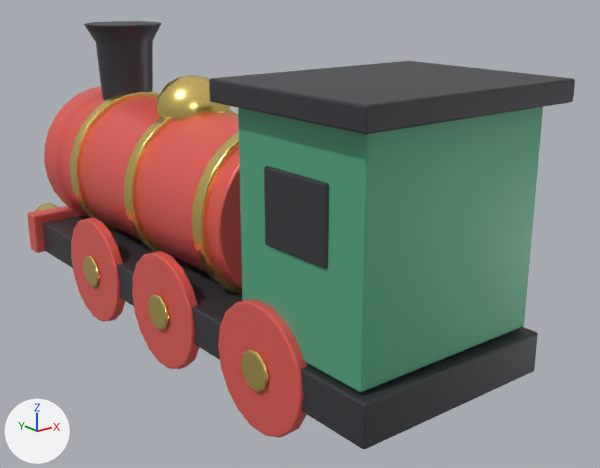
The glTF model assets/kart/riesengarten/models/gartenbahn_lok.glb as it was, and as the next commit left it.
One viewpoint serves both versions: a 50 mm lens placed at (-8.78, -12.21, 7.04), pointed at (0.88, -0.13, 2.21). The lights are fixed; the arrows at lower left show +X, +Y and +Z. The picture after the commit comes second. Objects named as collision shapes, trigger or cutter boxes, shadow casters or lower levels of detail are left out. Vertices at exactly the same position are counted once.

In view in the first picture: 'gartenbahn_lok_lod0'.
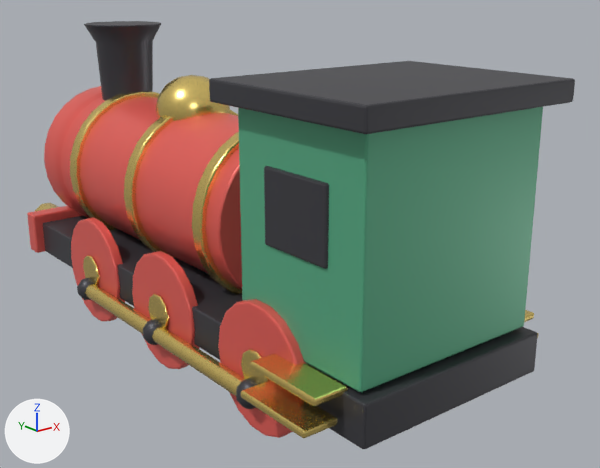
Location of each change, [x1, y1, x2, y2] in pixels of the pictures (600 x 468 px):
part 1 of me_gartenbahn_lok, added
    after: [143, 319, 161, 345]
part 2 of me_gartenbahn_lok, added
    after: [77, 278, 94, 300]
part 3 of me_gartenbahn_lok, added
    after: [236, 378, 258, 409]
part 4 of me_gartenbahn_lok, added (yellow)
    after: [85, 284, 245, 396]
part 5 of me_gartenbahn_lok, added
    after: [241, 380, 337, 438]
part 6 of me_gartenbahn_lok, added
    after: [250, 354, 348, 406]
part 7 of me_gartenbahn_lok, added (mostly hidden)
    after: [524, 310, 534, 322]

What changed in the scene script:
```text
Change me_gartenbahn_lok:
    used by ob_gartenbahn_lok_lod0; location = (0.0, 0.0, 0.0)
    remove me_gartenbahn_lok.from_pydata(...)  # 2366 vertices, 4628 faces; spans x -2.1..2.1, y -5.1..6.9, z 0.07..6.0
    add me_gartenbahn_lok.from_pydata(...)  # 2962 vertices, 5772 faces; spans x -2.59..2.59, y -5.1..6.9, z 0.07..6.0
    me_gartenbahn_lok part 1: a new loose piece, an icosphere of 80 faces spanning x -2.3..-1.86, y 0.17..0.63, z 0.54..1.02, in mat_loco_black (dark grey #45454b)
    me_gartenbahn_lok part 2: a new loose piece, an icosphere of 80 faces spanning x -2.3..-1.86, y 2.97..3.43, z 0.54..1.02, in mat_loco_black (dark grey #45454b)
    me_gartenbahn_lok part 3: a new loose piece, an icosphere of 80 faces spanning x -2.3..-1.86, y -2.83..-2.37, z 0.54..1.02, in mat_loco_black (dark grey #45454b)
    me_gartenbahn_lok part 4: a new loose piece of 60 vertices spanning x -2.24..-1.92, y -2.6..3.2, z 0.63..0.93, in mat_loco_gold (yellow #f9dd81)
    me_gartenbahn_lok part 5: a new loose piece of 56 vertices spanning x -2.59..-1.97, y -4.55..-3.05, z 1.07..1.19, in mat_loco_gold (yellow #f9dd81)
    me_gartenbahn_lok part 6: a new loose piece of 56 vertices spanning x -2.41..-1.79, y -4.55..-3.05, z 1.49..1.61, in mat_loco_gold (yellow #f9dd81)
    me_gartenbahn_lok part 7: a new loose piece of 56 vertices spanning x 1.79..2.41, y -4.55..-3.05, z 1.49..1.61, in mat_loco_gold (yellow #f9dd81)
    other edits to the shape of me_gartenbahn_lok do not show in these pictures
```
